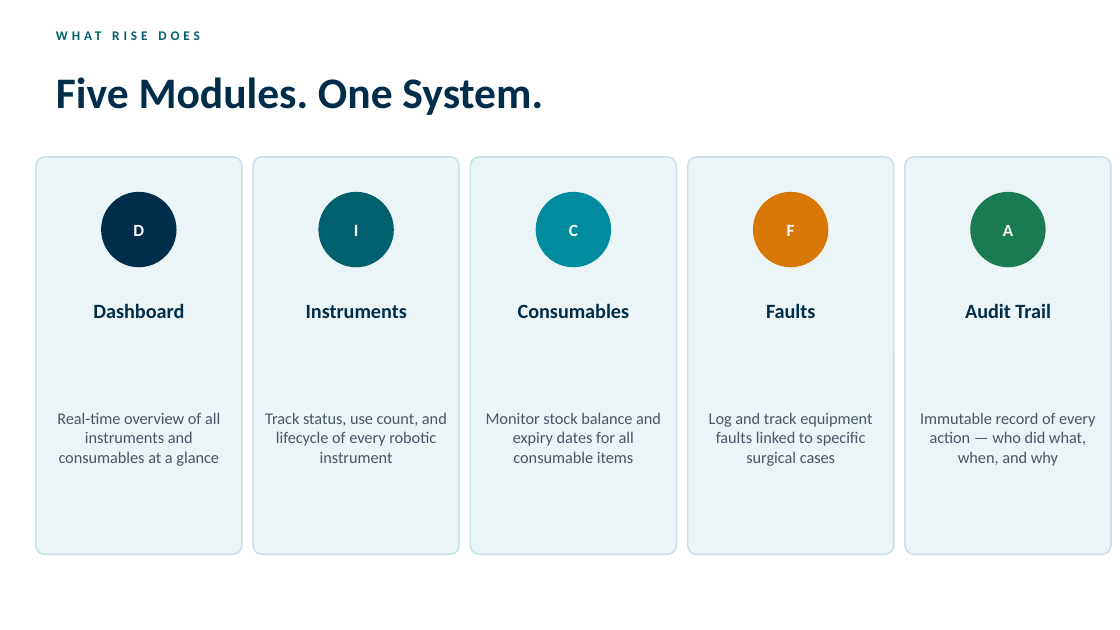
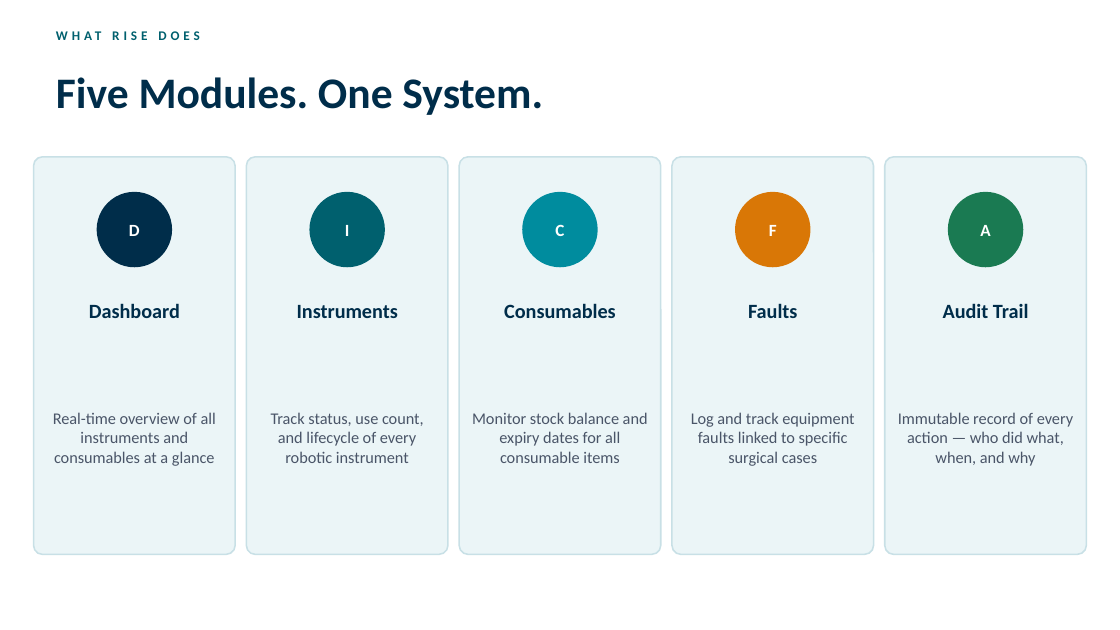
Before and after one commit to JimLTC/robotic-tracker, a slide deck: slide 4 of RISE_Presentation.pptx. Drawn at 1120x630 pixels with LibreOffice and Linux fonts; fonts in the diff are those of the drawing. Boxes give left, top, right and bottom in pixels: in the first picture for what was removed or moved away, otherwise in the second. Text is boxed around its words. In the diff, an @@ line names an element or a change of style, - is before the commit and + after.

```diff
--- a/RISE_Presentation.pptx
+++ b/RISE_Presentation.pptx
@@ rounded rectangle: place and size @@
-rounded rectangle at bbox=[36, 157, 242, 554]
+rounded rectangle at bbox=[34, 157, 235, 554]
@@ rounded rectangle: place and size @@
-rounded rectangle at bbox=[253, 157, 459, 554]
+rounded rectangle at bbox=[246, 157, 448, 554]
@@ rounded rectangle: place and size @@
-rounded rectangle at bbox=[470, 157, 676, 554]
+rounded rectangle at bbox=[459, 157, 661, 554]
@@ rounded rectangle: place and size @@
-rounded rectangle at bbox=[688, 157, 894, 554]
+rounded rectangle at bbox=[672, 157, 874, 554]
@@ proportions changed in 5 elements at bbox=[34, 157, 235, 554], bbox=[246, 157, 448, 554], bbox=[459, 157, 661, 554], bbox=[672, 157, 874, 554], bbox=[885, 157, 1086, 554] @@
@@ rounded rectangle: place and size @@
-rounded rectangle at bbox=[905, 157, 1111, 554]
+rounded rectangle at bbox=[885, 157, 1086, 554]
@@ text "D": place and size @@
-text "D" at bbox=[133, 225, 144, 236]
+text "D" at bbox=[129, 225, 140, 236]
@@ ellipse: place and size @@
-ellipse at bbox=[102, 193, 176, 267]
+ellipse at bbox=[97, 193, 171, 267]
@@ 2 texts, 1 ellipse: place and size @@
-2 texts, 1 ellipse at bbox=[319, 193, 661, 463]
+2 texts, 1 ellipse at bbox=[310, 193, 648, 463]
@@ text "C": place and size @@
-text "C" at bbox=[569, 224, 578, 236]
+text "C" at bbox=[555, 224, 564, 236]
@@ ellipse: place and size @@
-ellipse at bbox=[536, 193, 610, 267]
+ellipse at bbox=[523, 193, 597, 267]
@@ 2 texts, 2 ellipses: place and size @@
-2 texts, 2 ellipses at bbox=[754, 193, 1045, 267]
+2 texts, 2 ellipses at bbox=[736, 193, 1023, 267]
@@ text "Dashboard": place and size @@
-text "Dashboard" at bbox=[93, 303, 184, 318]
+text "Dashboard" at bbox=[89, 303, 180, 318]
@@ text "Instruments": place and size @@
-text "Instruments" at bbox=[306, 305, 407, 318]
+text "Instruments" at bbox=[297, 305, 398, 318]
@@ text "Consumables": place and size @@
-text "Consumables" at bbox=[518, 303, 630, 318]
+text "Consumables" at bbox=[504, 303, 616, 318]
@@ text "Faults": place and size @@
-text "Faults" at bbox=[766, 303, 815, 318]
+text "Faults" at bbox=[748, 303, 797, 318]
@@ text "Audit Trail": place and size @@
-text "Audit Trail" at bbox=[965, 303, 1051, 318]
+text "Audit Trail" at bbox=[943, 303, 1029, 318]
@@ text "Real-time overview of all instruments ...": place and size @@
-text "Real-time overview of all instruments ..." at bbox=[57, 412, 220, 466]
+text "Real-time overview of all instruments ..." at bbox=[53, 412, 216, 466]
@@ text "Track status, use count, and ..." rewrapped from bbox=[265, 412, 447, 463] to bbox=[271, 413, 424, 463] @@
@@ text "Log and track equipment faults ...": place and size @@
-text "Log and track equipment faults ..." at bbox=[709, 412, 872, 466]
+text "Log and track equipment faults ..." at bbox=[691, 412, 854, 466]
@@ text "Immutable record of every action ...": place and size @@
-text "Immutable record of every action ..." at bbox=[920, 412, 1095, 466]
+text "Immutable record of every action ..." at bbox=[898, 412, 1073, 466]
```
Also in this commit, not shown: 3 other slides changed, 2 slides added, 1 slide removed, 1 other file.
